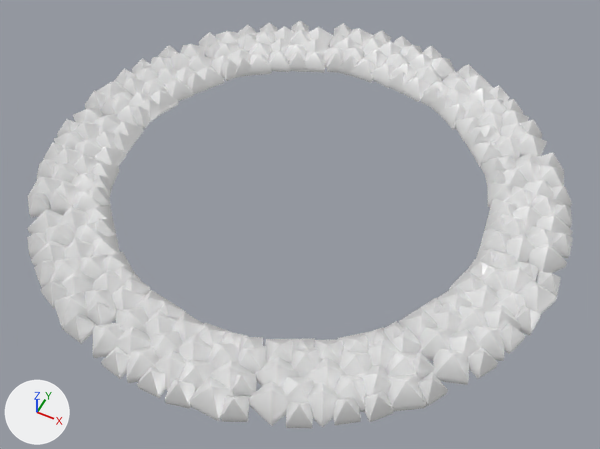
The glTF model src/objects/DieBlock/DieBlock.model.gltf: old version first, new version second.
Both versions are drawn from a 50 mm camera at (9.81, -19.6, 22.47) aimed at (0.55, -1.09, -0.67). Every picture has the same lights, and +X, +Y and +Z are marked at lower left. Where no turn or scale is listed for an object, it has been applied to the vertices. Vertices at the same position are counted once.
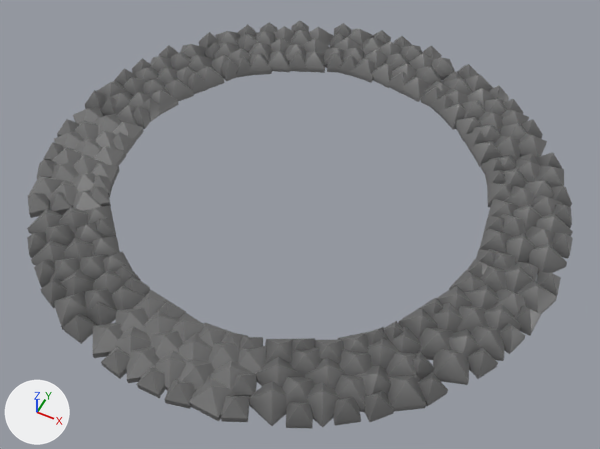
What changed in the scene script:
```text
Change me_mesh_0:
    where me_mesh_0.from_pydata(...)  # 216 vertices, 336 faces; spans x -2.99..3.07, y 6.66..9.99, z -0.01..0.85
    remove me_mesh_0.materials.append(mat_material_0)  # white #ffffff
    add me_mesh_0.materials.append(mat_material_1)  # grey #8a8a8a
Change me_mesh_1:
    where me_mesh_1.from_pydata(...)  # 216 vertices, 336 faces; spans x -7.96..-2.14, y 4.22..9.24, z -0.01..0.85
    remove me_mesh_1.materials.append(mat_lambert2)  # white #ffffff
    add me_mesh_1.materials.append(mat_material_2)  # grey #8a8a8a
Change me_mesh_2:
    where me_mesh_2.from_pydata(...)  # 216 vertices, 336 faces; spans x -10.0..-5.66, y -0.18..5.63, z -0.01..0.85
    remove me_mesh_2.materials.append(mat_lambert2_001)  # white #ffffff
    add me_mesh_2.materials.append(mat_material_3)  # grey #8a8a8a
Change me_mesh_3:
    where me_mesh_3.from_pydata(...)  # 216 vertices, 336 faces; spans x -9.93..-5.75, y -5.76..0.21, z -0.01..0.85
    me_mesh_3 part 1: 278 of the faces centred in x -9.87..-5.93, y -5.59..0.0, z 0.08..0.52 are now shaded flat
Change me_mesh_4:
    where me_mesh_4.from_pydata(...)  # 216 vertices, 336 faces; spans x -7.64..-2.2, y -9.39..-4.1, z -0.01..0.85
    remove me_mesh_4.materials.append(mat_lambert2_003)  # white #ffffff
    add me_mesh_4.materials.append(mat_material_4)  # grey #8a8a8a
Change me_mesh_5:
    where me_mesh_5.from_pydata(...)  # 216 vertices, 336 faces; spans x -3.07..2.99, y -9.99..-6.66, z -0.01..0.85
    remove me_mesh_5.materials.append(mat_lambert2_004)  # white #ffffff
    me_mesh_5 part 2: 273 of the faces centred in x -2.78..2.89, y -9.93..-6.73, z 0.08..0.52 are now shaded flat
    add me_mesh_5.materials.append(mat_material_5)  # grey #8a8a8a
Change me_mesh_6:
    where me_mesh_6.from_pydata(...)  # 216 vertices, 336 faces; spans x 5.66..10.0, y -5.63..0.18, z -0.01..0.85
    remove me_mesh_6.materials.append(mat_lambert2_005)  # white #ffffff
    add me_mesh_6.materials.append(mat_material_6)  # grey #8a8a8a
Change me_mesh_7:
    where me_mesh_7.from_pydata(...)  # 216 vertices, 336 faces; spans x 2.14..7.96, y -9.24..-4.22, z -0.01..0.85
    remove me_mesh_7.materials.append(mat_lambert2_006)  # white #ffffff
    add me_mesh_7.materials.append(mat_material_7)  # grey #8a8a8a
Change me_mesh_8:
    where me_mesh_8.from_pydata(...)  # 216 vertices, 336 faces; spans x 5.75..9.93, y -0.21..5.76, z -0.01..0.85
    remove me_mesh_8.materials.append(mat_lambert2_007)  # white #ffffff
    add me_mesh_8.materials.append(mat_material_8)  # grey #8a8a8a
Change me_mesh_9:
    where me_mesh_9.from_pydata(...)  # 216 vertices, 336 faces; spans x 2.2..7.64, y 4.1..9.39, z -0.01..0.85
    remove me_mesh_9.materials.append(mat_lambert2_008)  # white #ffffff
    add me_mesh_9.materials.append(mat_material_9)  # grey #8a8a8a
```

Pixel boxes [x1, y1, x2, y2] of what changed, in the pictures (600 x 449 px):
'polySurface48', recoloured (white to grey)
    both: [249, 321, 448, 429]
'polySurface46', recoloured, shading changed (white to grey)
    both: [93, 290, 267, 422]
'polySurface47', recoloured (white to grey)
    both: [398, 249, 561, 385]
'polySurface45', recoloured (white to grey)
    both: [27, 206, 151, 344]
'polySurface49', recoloured (white to grey)
    both: [479, 153, 573, 275]
'polySurface44', recoloured, shading changed (white to grey)
    both: [28, 107, 144, 218]
'polySurface50', recoloured (white to grey)
    both: [421, 64, 547, 167]
'polySurface43', recoloured (white to grey)
    both: [85, 44, 224, 129]
'polySurface32', recoloured (white to grey)
    both: [324, 23, 455, 102]
'polySurface42', recoloured (white to grey)
    both: [199, 21, 334, 81]
